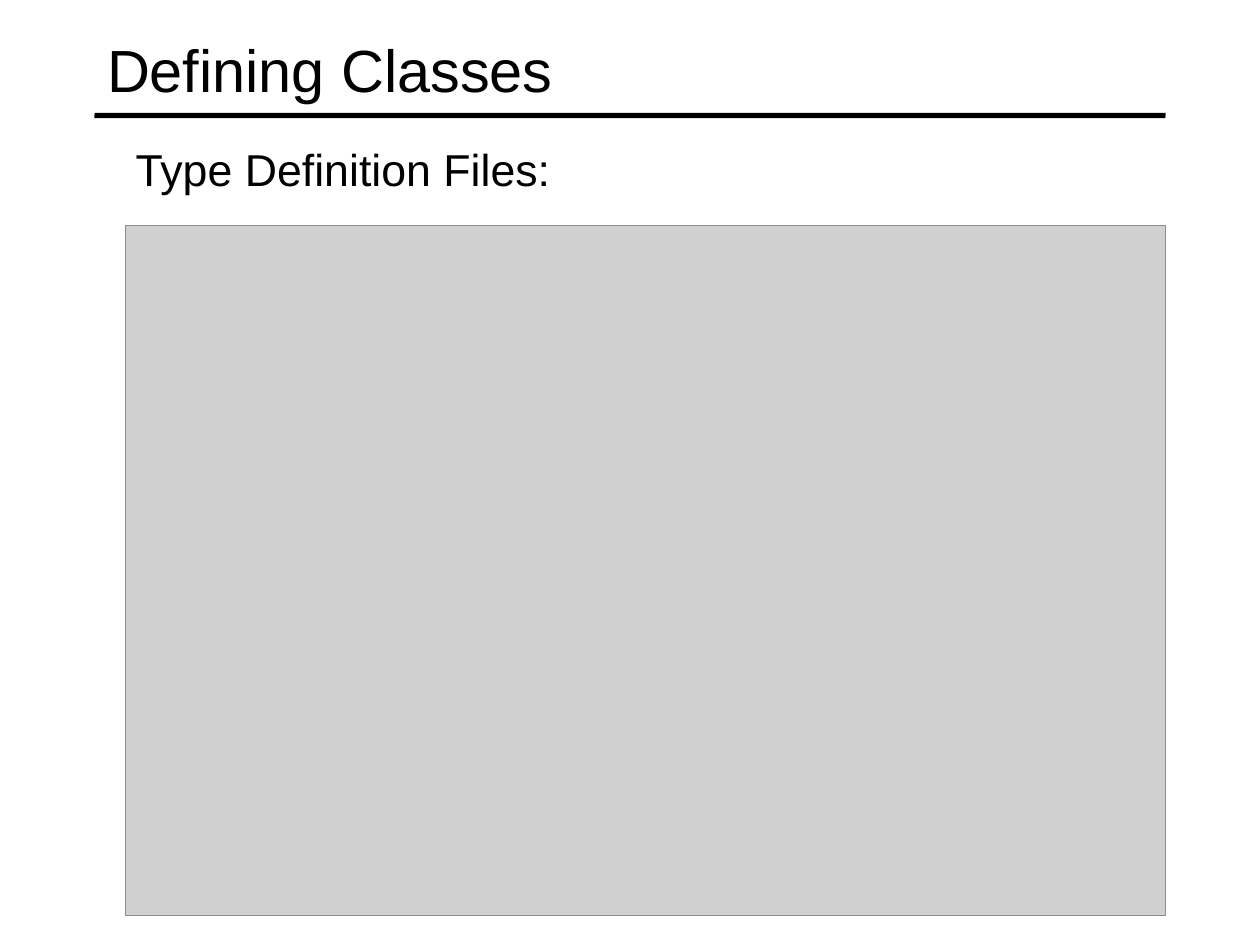
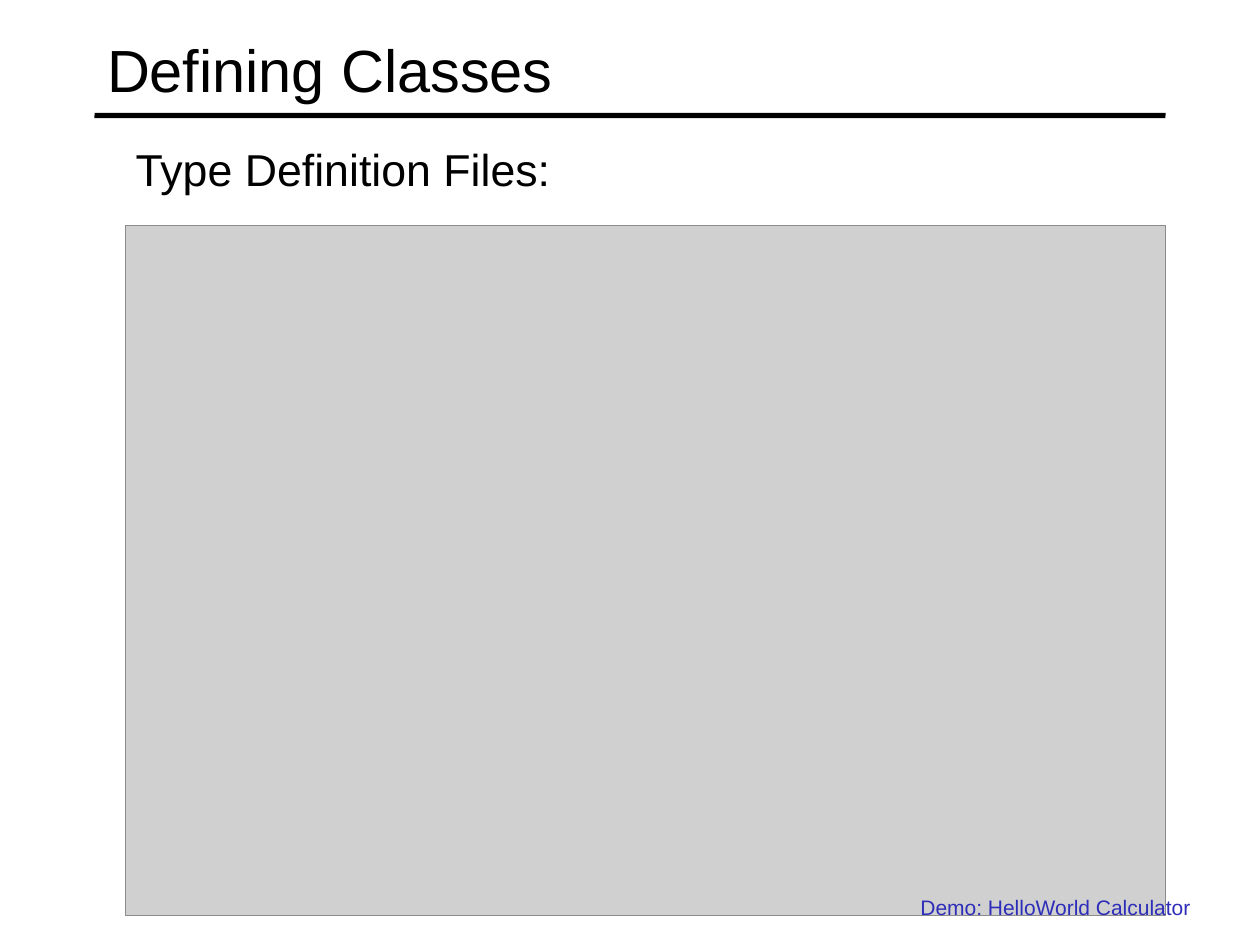
Before and after one commit to specter01wj/Jago_Link_Training, a slide deck: slide 12 of Angular/Angular7/TypeScript Fundamentals/3.Classes and Interfaces/L3_Classes and Interfaces.ppt. Drawn at 1260x945 pixels with LibreOffice and Linux fonts; fonts in the diff are those of the drawing; grey boxes stand for pictures. Boxes give left, top, right and bottom in pixels: in the first picture for what was removed or moved away, otherwise in the second. Text is boxed around its words. In the diff, an @@ line names an element or a change of style, - is before the commit and + after.

Commit message:
09/05/2019 v1

```diff
--- a/Angular/Angular7/TypeScript Fundamentals/3.Classes and Interfaces/L3_Classes and Interfaces.ppt
+++ b/Angular/Angular7/TypeScript Fundamentals/3.Classes and Interfaces/L3_Classes and Interfaces.ppt
@@ text added at [920, 898, 1190, 919], 12 pt, text #2D2DB9 @@
+  Demo: HelloWorld Calculator
```
Also in this commit, not shown: 1 other slide changed.
